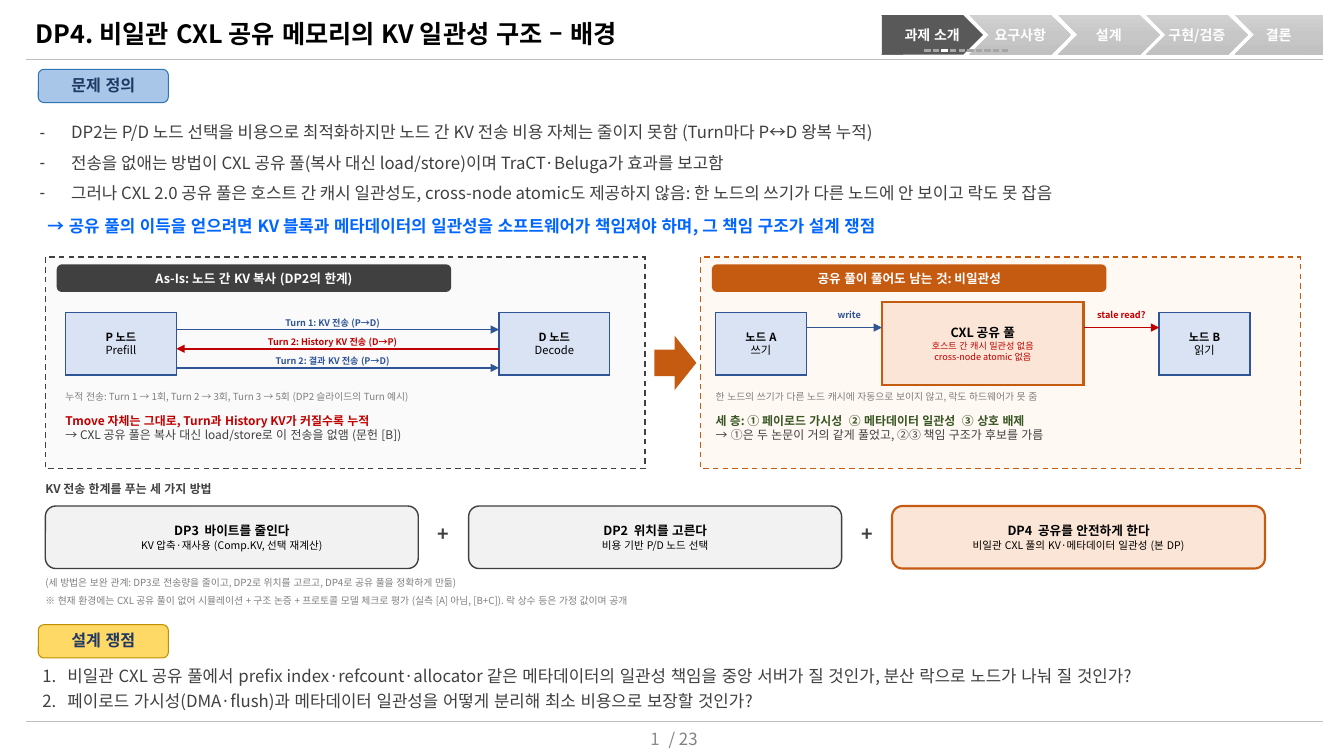
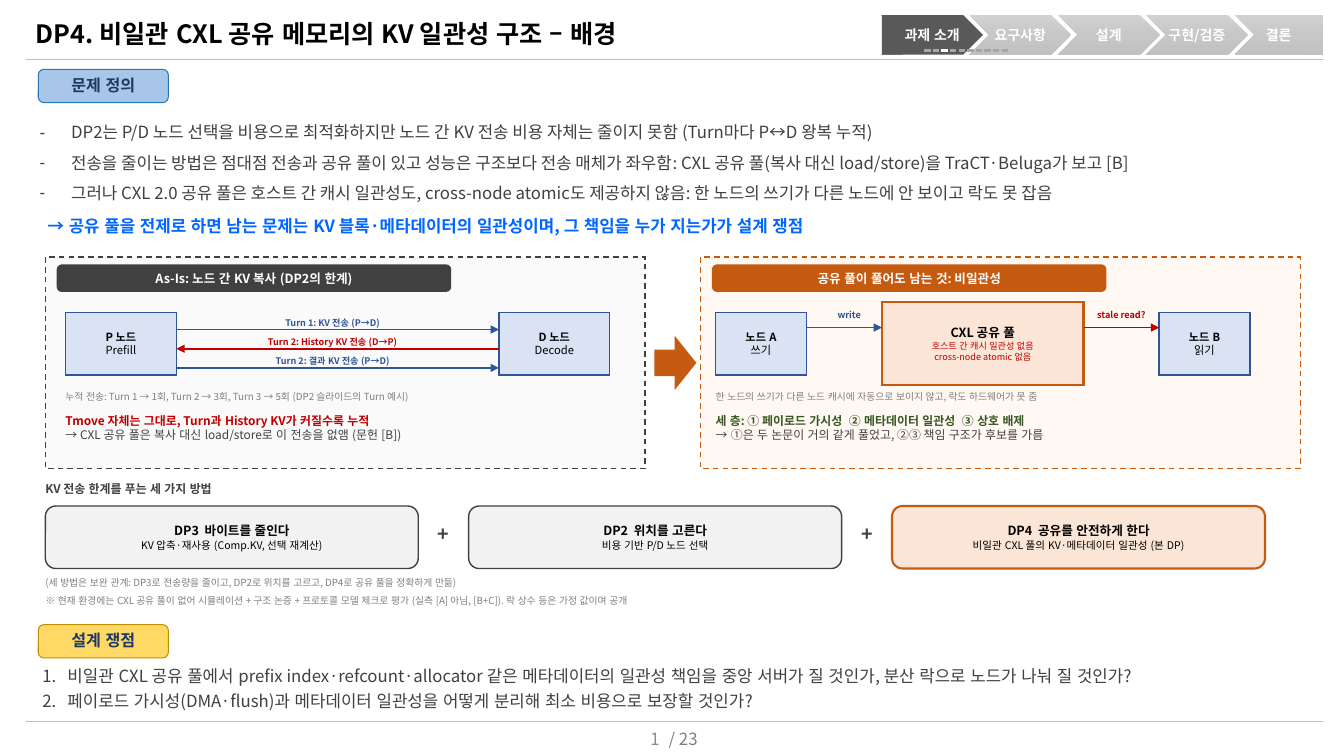
Before and after one commit to mkim0628/vllm, a slide deck: slide 1 of doc-mk/DP6/DP4-slides-draft.pptx. Drawn at 1344x756 pixels with LibreOffice and Linux fonts; fonts in the diff are those of the drawing. Boxes give left, top, right and bottom in pixels: in the first picture for what was removed or moved away, otherwise in the second. Text is boxed around its words. In the diff, an @@ line names an element or a change of style, - is before the commit and + after.

```diff
--- a/doc-mk/DP6/DP4-slides-draft.pptx
+++ b/doc-mk/DP6/DP4-slides-draft.pptx
@@ text at <box>71,155,1128,173</box>: text changed @@
-– 전송을 없애는 방법이 CXL 공유 풀(복사 대신 load/store)이며 TraCT·Beluga가 효과를 보고함
+– 전송을 줄이는 방법은 점대점 전송과 공유 풀이 있고 성능은 구조보다 전송 매체가 좌우함: CXL 공유 풀(복사 대신 load/store)을 TraCT·Beluga가 보고 [B]
@@ text at <box>69,215,803,237</box>: text changed @@
-→ 공유 풀의 이득을 얻으려면 KV 블록과 메타데이터의 일관성을 소프트웨어가 책임져야 하며, 그 책임 구조가 설계 쟁점
+→ 공유 풀을 전제로 하면 남는 문제는 KV 블록·메타데이터의 일관성이며, 그 책임을 누가 지는가가 설계 쟁점
```
Also in this commit, not shown: 1 other slide changed, 1 other file.
